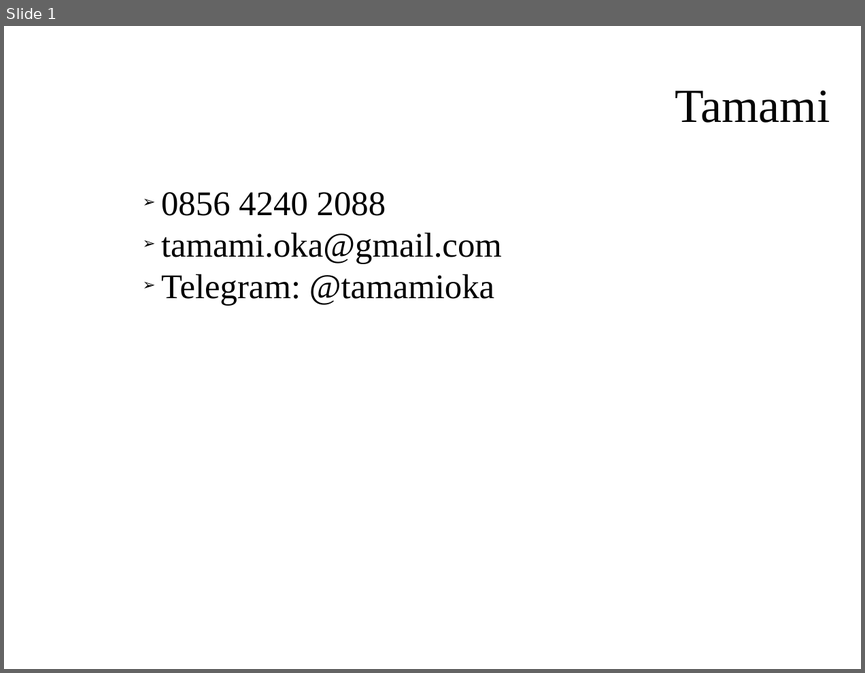
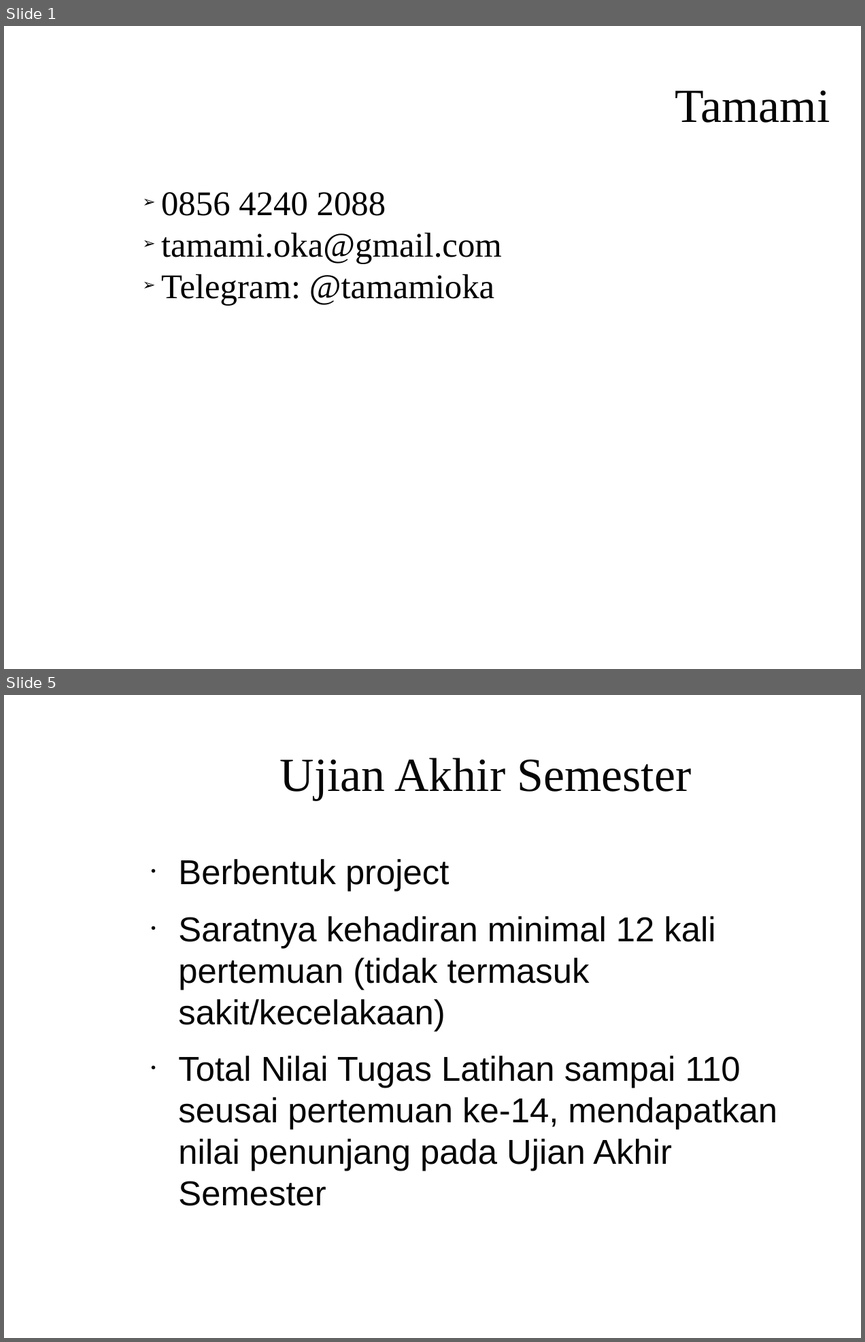
Before and after one commit to Dickyfathur7/pemrograman-komputer-2, a slide deck: PENGANTAR.odp. Shown one above the other, each under a label of ours: slide 1 before the commit, slides 1 and 5 after it; the slides between them are not shown. The pictures are 865x673 and 865x1342 pixels, drawn with LibreOffice and Linux fonts; fonts in the diff are those of the drawing; background and template pictures are left out. Boxes give left, top, right and bottom in pixels: in the first picture for what was removed or moved away, otherwise in the second. Text is boxed around its words. In the diff, an @@ line names an element or a change of style, - is before the commit and + after.

```diff
--- a/PENGANTAR.odp
+++ b/PENGANTAR.odp
@@ slide 5 added at (4, 695, 861, 1338), background picture (left out) @@
@@ title added at (280, 758, 691, 800), 44 pt, text #050505 @@
+Ujian Akhir Semester
@@ text added at (178, 859, 777, 1206), 32 pt, text #050505 @@
+● Berbentuk project
+● Saratnya kehadiran minimal 12 kali pertemuan (tidak termasuk sakit/kecelakaan)
+● Total Nilai Tugas Latihan sampai 110 seusai pertemuan ke-14, mendapatkan nilai penunjang pada Ujian Akhir Semester
```
Also in this commit, not shown: 1 slide changed, 3 other slides added, 1 slide removed, 3 other files.
